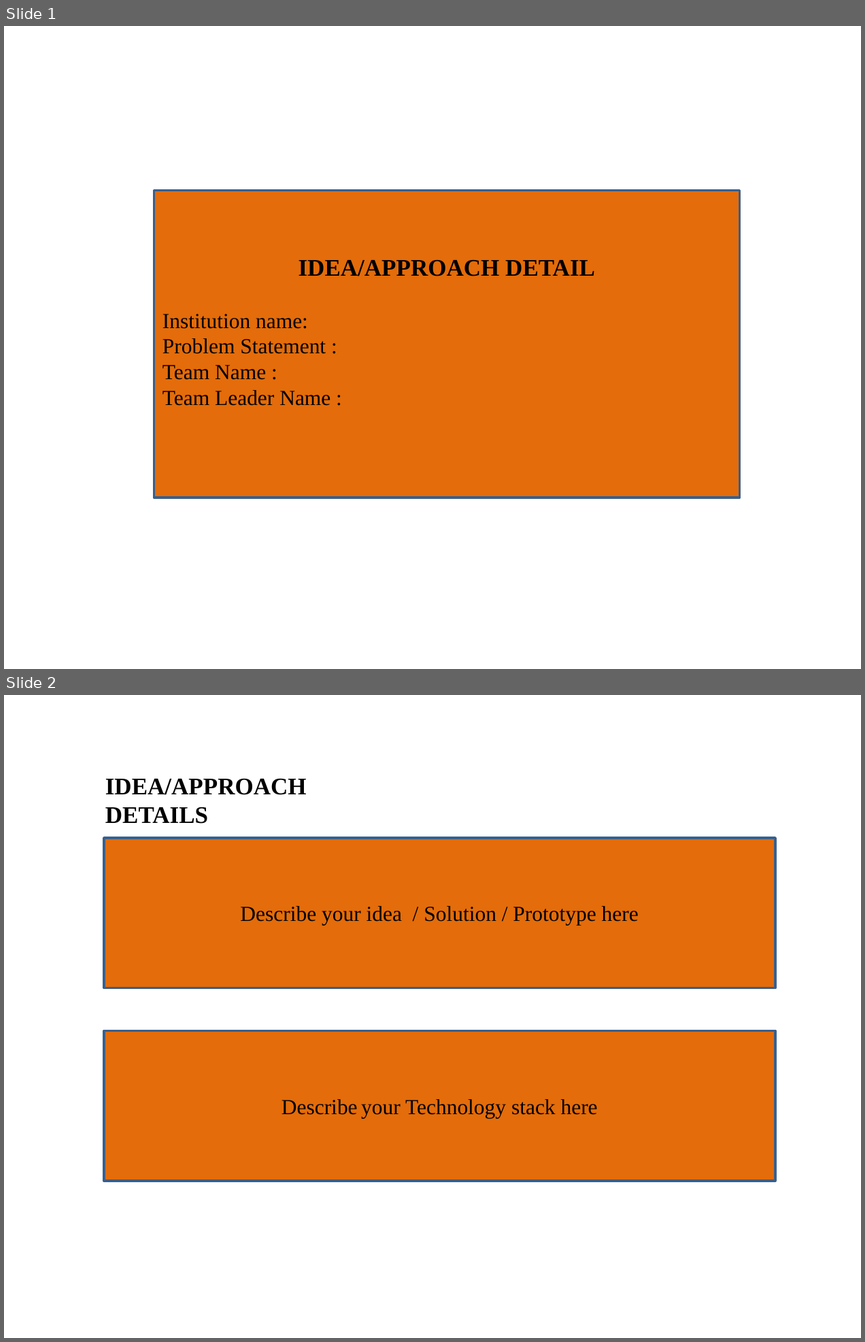
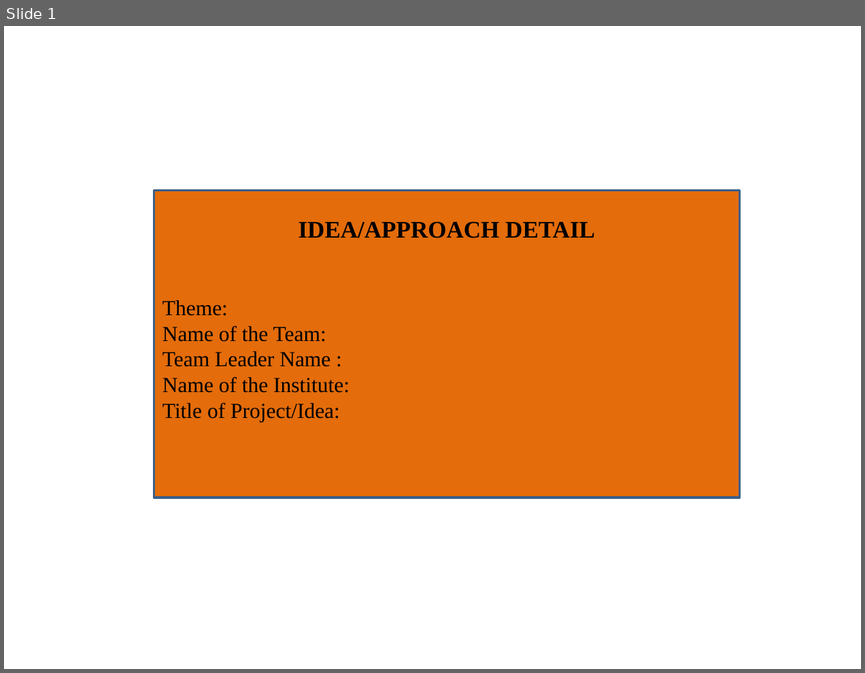
Before and after one commit to omkar-22/Swayamsidhdh-Hackathon, a slide deck: rulebook_files/Swayamsiddha HackathonTemplate.pptx. Shown one above the other, each under a label of ours: slides 1 and 2 before the commit, slide 1 after it. The pictures are 865x1342 and 865x673 pixels, drawn with LibreOffice and Linux fonts; fonts in the diff are those of the drawing. Boxes give left, top, right and bottom in pixels: in the first picture for what was removed or moved away, otherwise in the second. Text is boxed around its words. In the diff, an @@ line names an element or a change of style, - is before the commit and + after.

```diff
--- a/rulebook_files/Swayamsiddha HackathonTemplate.pptx
+++ b/rulebook_files/Swayamsiddha HackathonTemplate.pptx
@@ slide 2 removed at <box>4,695,861,1338</box>, background #FFFFFF @@
@@ text removed at <box>105,778,307,824</box> @@
-IDEA/APPROACH DETAILS
@@ rectangle removed at <box>104,838,775,988</box> @@
-Describe your idea / Solution / Prototype here
@@ rectangle removed at <box>104,1031,775,1181</box> @@
-Describe your Technology stack here
@@ slide 1 changed as well @@
@@ text in rectangle at <box>162,300,349,422</box>: text changed @@
-Institution name:
-Problem Statement :
-Team Name :
-Team Leader Name :
+Theme:
+Name of the Team:
+Team Leader Name :
+Name of the Institute:
+Title of Project/Idea:
```
Also in this commit, not shown: 3 slides added, 1 other slide removed, 6 other files.
